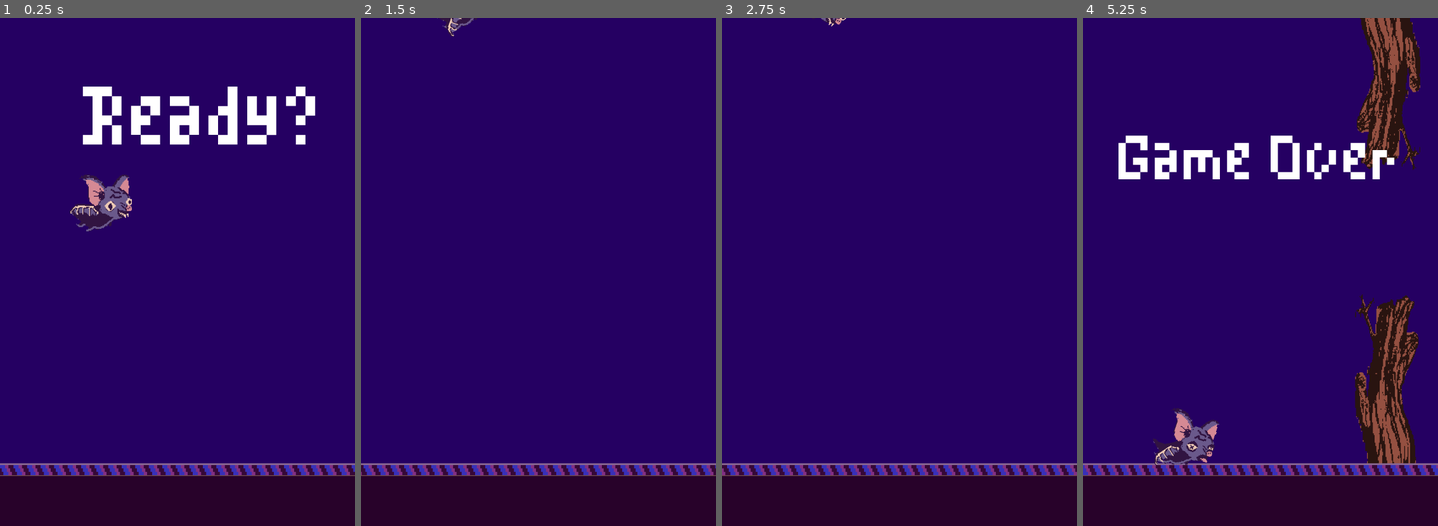
Above: before the commit, frames 1-4 (left to right).
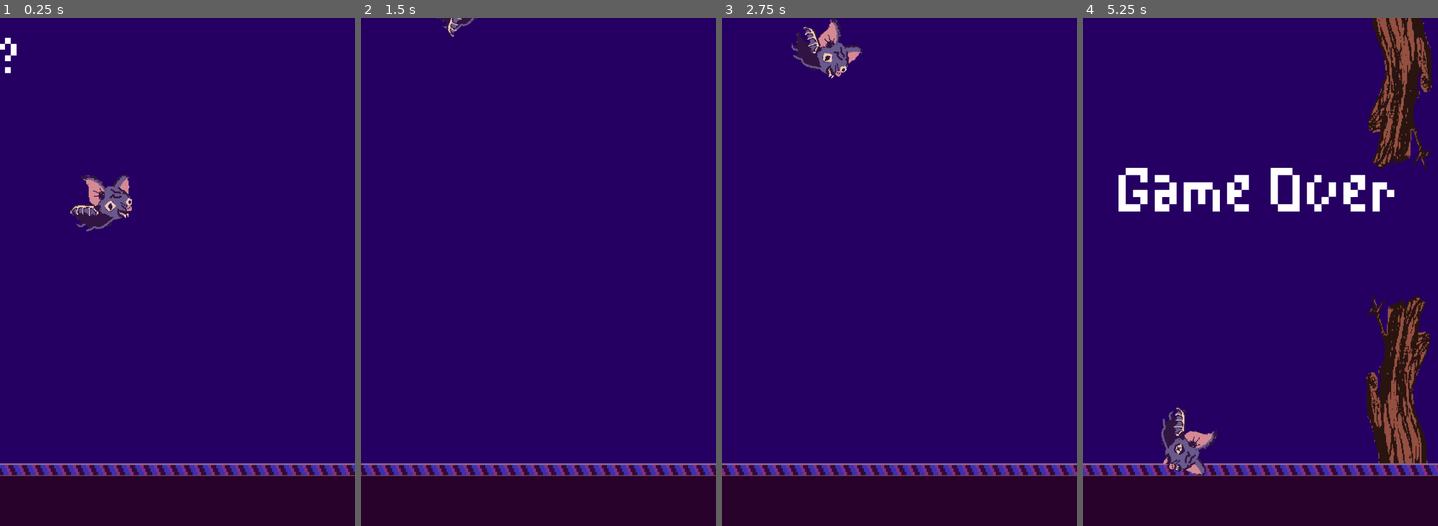
Above: after the commit, the same moments.

Repository: spncr/flurpy-bat
Game: Godot game, scene res://world.tscn
Same seed, same stepped clock (60 frames per second), same inputs: the game is played once before the commit and once after it.
Inputs:
- Up to frame 1 (0.25 s): no input
- Up to frame 2 (1.5 s): tap Space (button) at 0.6, 1.35 s
- Up to frame 3 (2.75 s): tap Space (button) at 2.1 s
- Up to frame 4 (5.25 s): tap Space (button) every 0.75 s from 2.85 to 5.1 s

The runs differ from the first frame. In frame 1, 3.4% of the frame differs, in the area x 0-89%, y 3-25%; in frame 2, less than 0.1%; in frame 3, 1.2%; in frame 4, 15%, in the area x 0-100%, y 0-91%.

Commit message:
Score Broken, new can_move state, animated labels

Diff:
--- a/bat.gd
+++ b/bat.gd
@@ -1,9 +1,10 @@
 extends Area2D
 
 signal died()
+signal corpse_on_floor()
 
 var velocity = Vector2.ZERO
-var playing = false
+var can_move = false
 var can_input = false
 
 @export var grav = 1100
@@ -15,7 +16,7 @@
 
 
 func _process(delta):
-	if playing:
+	if can_move:
 		velocity.y += grav * delta
 
 		if Input.is_action_just_pressed("button") and can_input:
@@ -34,10 +35,7 @@
 		_sprite.set_rotation(lerp_angle(_sprite.rotation, new_rotation, delta * 30))
 
 		position += velocity * delta
-		if position.y >= 500:
-			velocity.y = 0
-		position.y = clampf(position.y, -100, 500)
-
+		position.y = clampf(position.y, -20, 500)
 
 func get_ready(pos):
 	position = pos
@@ -46,12 +44,16 @@
 	_sprite.set_rotation(0)
 
 func _on_area_entered(area):
+	velocity = Vector2.ZERO
+
+	if can_input == true:
+		$AnimationPlayer.play("dead")
+		emit_signal("died")
+	can_input = false
+
 	if area.name == "Floor":
-		playing = false
-		emit_signal("died") # Replace with function body.
-	velocity = Vector2.ZERO
-	$AnimationPlayer.play('dead')
-	can_input = false
+		can_move = false
+		emit_signal("corpse_on_floor")
 
 
 func _on_animation_player_animation_finished(anim_name):
--- a/obstacle.tscn
+++ b/obstacle.tscn
@@ -7,7 +7,7 @@
 size = Vector2(60, 410)
 
 [sub_resource type="RectangleShape2D" id="RectangleShape2D_7x5k8"]
-size = Vector2(40, 160)
+size = Vector2(4, 160)
 
 [node name="Obstacle" type="Area2D" groups=["obstacles"]]
 z_index = -1
@@ -49,7 +49,7 @@
 collision_mask = 2
 
 [node name="CollisionShape2D" type="CollisionShape2D" parent="Score"]
-position = Vector2(12, 82)
+position = Vector2(2.08165e-12, 82)
 shape = SubResource("RectangleShape2D_7x5k8")
 
 [connection signal="screen_exited" from="VisibleOnScreenNotifier2D" to="." method="_on_screen_exited"]
--- a/world.gd
+++ b/world.gd
@@ -10,15 +10,13 @@
 
 const SAVE_FILE_PATH := "user://highscore.save"
 
-var game_state: GameState
+var game_state: GameState = GameState.READY
 
 var score: int = 0
 var high_score: int= 0
 var speed: float = 100
 
-@onready var _ready_label := $"HUD/Ready?"
 @onready var _score_label := $"HUD/Score"
-@onready var _game_over_label := $"HUD/Game Over"
 @onready var _bat := $Bat
 @onready var _start_position: Vector2 = $StartPosition.position
 @onready var _animation_player := $AnimationPlayer
@@ -26,12 +24,8 @@
 @onready var _floor_stripe := $Floor/Stripe
 
 func _ready():
-	_ready_label.visible = true
-	_score_label.visible = false
-	_game_over_label.visible = false
-	game_state = GameState.READY
-	_bat.get_ready(_start_position)
 	load_high_score()
+	ready()
 
 func _process(delta):
 	match game_state:
@@ -45,24 +39,26 @@
 			if Input.is_action_just_pressed("button") and not _animation_player.is_playing():
 				get_ready(delta)
 
+func ready():
+	_animation_player.play_backwards("ready_go")
+	_bat.get_ready(_start_position)
+
 
 func get_ready(delta):
 	_animation_player.play("fade_to_black")
 	await _animation_player.animation_finished
-	_game_over_label.visible = false
 	get_tree().call_group("obstacles", "queue_free")
-	_ready_label.visible = true
-	_score_label.visible = false
-	_bat.get_ready(_start_position)
-	move_floor(delta)
+	_animation_player.play_backwards("game_over_descends")
+	await _animation_player.animation_finished
+	ready()
 	_animation_player.play_backwards("fade_to_black")
 	await _animation_player.animation_finished
 	game_state = GameState.READY
 
 
 func start_game():
-	_ready_label.visible = false
-	_bat.playing = true
+	_animation_player.play("ready_go")
+	_bat.can_move = true
 	_obstacle_timer.start()
 	score = 0
 	_score_label.text = str(score)
@@ -70,7 +66,6 @@
 
 
 func end_game():
-	game_state = GameState.OVER
 	_obstacle_timer.stop()
 	get_tree().call_group("obstacles", "stop_moving")
 	_animation_player.play("game_over_descends")
@@ -78,10 +73,11 @@
 	if score > high_score:
 		high_score = score
 		save_high_score()
-	print(high_score)
+	game_state = GameState.OVER
 
 func move_floor(delta):
 	_floor_stripe.region_rect.position.x += (speed / 2 * delta)
+
 
 func save_high_score():
 	var save_data = FileAccess.open(SAVE_FILE_PATH, FileAccess.WRITE)
@@ -105,12 +101,15 @@
 
 
 func _on_bat_died():
-	end_game()
-
+	_animation_player.play("whiteout")
+	await _animation_player.animation_finished
 
 func _on_scored():
 	if game_state == GameState.GAME:
 		score += 1
-		if score == 1:
+		if score > 0:
 			_score_label.visible = true
 		_score_label.text = str(score)
+
+func _on_bat_corpse_on_floor():
+	end_game()
--- a/world.tscn
+++ b/world.tscn
@@ -14,7 +14,7 @@
 tracks/0/type = "value"
 tracks/0/imported = false
 tracks/0/enabled = true
-tracks/0/path = NodePath("HUD/Black:visible")
+tracks/0/path = NodePath("HUD/Wipe:visible")
 tracks/0/interp = 1
 tracks/0/loop_wrap = true
 tracks/0/keys = {
@@ -26,7 +26,7 @@
 tracks/1/type = "value"
 tracks/1/imported = false
 tracks/1/enabled = true
-tracks/1/path = NodePath("HUD/Black:modulate")
+tracks/1/path = NodePath("HUD/Wipe:modulate")
 tracks/1/interp = 1
 tracks/1/loop_wrap = true
 tracks/1/keys = {
@@ -57,7 +57,31 @@
 "times": PackedFloat32Array(0),
 "transitions": PackedFloat32Array(1),
 "update": 1,
-"values": [true]
+"values": [false]
+}
+tracks/4/type = "value"
+tracks/4/imported = false
+tracks/4/enabled = true
+tracks/4/path = NodePath("HUD/Wipe:color")
+tracks/4/interp = 1
+tracks/4/loop_wrap = true
+tracks/4/keys = {
+"times": PackedFloat32Array(0),
+"transitions": PackedFloat32Array(1),
+"update": 0,
+"values": [Color(0, 0, 0, 1)]
+}
+tracks/5/type = "value"
+tracks/5/imported = false
+tracks/5/enabled = true
+tracks/5/path = NodePath("HUD/Ready?:position")
+tracks/5/interp = 1
+tracks/5/loop_wrap = true
+tracks/5/keys = {
+"times": PackedFloat32Array(0),
+"transitions": PackedFloat32Array(1),
+"update": 0,
+"values": [Vector2(-2, 81)]
 }
 
 [sub_resource type="Animation" id="Animation_mvg2v"]
@@ -66,7 +90,7 @@
 tracks/0/type = "value"
 tracks/0/imported = false
 tracks/0/enabled = true
-tracks/0/path = NodePath("HUD/Black:visible")
+tracks/0/path = NodePath("HUD/Wipe:visible")
 tracks/0/interp = 1
 tracks/0/loop_wrap = true
 tracks/0/keys = {
@@ -78,7 +102,7 @@
 tracks/1/type = "value"
 tracks/1/imported = false
 tracks/1/enabled = true
-tracks/1/path = NodePath("HUD/Black:modulate")
+tracks/1/path = NodePath("HUD/Wipe:modulate")
 tracks/1/interp = 1
 tracks/1/loop_wrap = true
 tracks/1/keys = {
@@ -86,6 +110,18 @@
 "transitions": PackedFloat32Array(1, 1),
 "update": 0,
 "values": [Color(1, 1, 1, 0), Color(1, 1, 1, 1)]
+}
+tracks/2/type = "value"
+tracks/2/imported = false
+tracks/2/enabled = true
+tracks/2/path = NodePath("HUD/Wipe:color")
+tracks/2/interp = 1
+tracks/2/loop_wrap = true
+tracks/2/keys = {
+"times": PackedFloat32Array(0),
+"transitions": PackedFloat32Array(1),
+"update": 0,
+"values": [Color(0, 0, 0, 1)]
 }
 
 [sub_resource type="Animation" id="Animation_7hdtt"]
@@ -115,11 +151,69 @@
 "values": [true]
 }
 
+[sub_resource type="Animation" id="Animation_7mrrg"]
+resource_name = "ready_go"
+length = 0.8
+tracks/0/type = "value"
+tracks/0/imported = false
+tracks/0/enabled = true
+tracks/0/path = NodePath("HUD/Ready?:position")
+tracks/0/interp = 1
+tracks/0/loop_wrap = true
+tracks/0/keys = {
+"times": PackedFloat32Array(0, 0.8),
+"transitions": PackedFloat32Array(1, 1),
+"update": 0,
+"values": [Vector2(2.08165e-12, 2.08165e-12), Vector2(-380, 2.08165e-12)]
+}
+
+[sub_resource type="Animation" id="Animation_8y6ti"]
+resource_name = "whiteout"
+length = 0.2
+tracks/0/type = "value"
+tracks/0/imported = false
+tracks/0/enabled = true
+tracks/0/path = NodePath("HUD/Wipe:color")
+tracks/0/interp = 1
+tracks/0/loop_wrap = true
+tracks/0/keys = {
+"times": PackedFloat32Array(0),
+"transitions": PackedFloat32Array(1),
+"update": 0,
+"values": [Color(1, 1, 1, 1)]
+}
+tracks/1/type = "value"
+tracks/1/imported = false
+tracks/1/enabled = true
+tracks/1/path = NodePath("HUD/Wipe:modulate")
+tracks/1/interp = 1
+tracks/1/loop_wrap = true
+tracks/1/keys = {
+"times": PackedFloat32Array(0, 0.2),
+"transitions": PackedFloat32Array(1, 1),
+"update": 0,
+"values": [Color(1, 1, 1, 1), Color(1, 1, 1, 0)]
+}
+tracks/2/type = "value"
+tracks/2/imported = false
+tracks/2/enabled = true
+tracks/2/path = NodePath("HUD/Wipe:visible")
+tracks/2/interp = 1
+tracks/2/loop_wrap = true
+tracks/2/keys = {
+"times": PackedFloat32Array(0),
+"transitions": PackedFloat32Array(1),
+"update": 1,
+"values": [true]
+}
+
 [sub_resource type="AnimationLibrary" id="AnimationLibrary_ictdn"]
 _data = {
 "RESET": SubResource("Animation_hdaia"),
 "fade_to_black": SubResource("Animation_mvg2v"),
-"game_over_descends": SubResource("Animation_7hdtt")
+"game_over_descends": SubResource("Animation_7hdtt"),
+"ready_go": SubResource("Animation_7mrrg"),
+"whiteout": SubResource("Animation_8y6ti")
 }
 
 [node name="World" type="Node"]
@@ -170,6 +264,7 @@
 [node name="HUD" type="CanvasLayer" parent="."]
 
 [node name="Game Over" type="Label" parent="HUD"]
+visible = false
 offset_top = -80.0
 offset_right = 420.0
 theme_override_fonts/font = ExtResource("5_gxbii")
@@ -179,26 +274,27 @@
 horizontal_alignment = 1
 
 [node name="Score" type="Label" parent="HUD"]
-offset_left = 39.0
-offset_top = 47.0
-offset_right = 428.0
-offset_bottom = 99.0
+offset_left = 300.0
+offset_right = 720.0
+offset_bottom = 96.0
 theme_override_fonts/font = ExtResource("5_gxbii")
-theme_override_font_sizes/font_size = 44
+theme_override_font_sizes/font_size = 48
 text = "0"
 horizontal_alignment = 1
+vertical_alignment = 1
 
 [node name="Ready?" type="Label" parent="HUD"]
 offset_left = -2.0
 offset_top = 81.0
-offset_right = 485.0
-offset_bottom = 164.0
+offset_right = 418.0
+offset_bottom = 177.0
 theme_override_fonts/font = ExtResource("5_gxbii")
-theme_override_font_sizes/font_size = 80
+theme_override_font_sizes/font_size = 48
 text = "Ready?"
 horizontal_alignment = 1
-
-[node name="Black" type="ColorRect" parent="HUD"]
+vertical_alignment = 1
+
+[node name="Wipe" type="ColorRect" parent="HUD"]
 visible = false
 modulate = Color(1, 1, 1, 0)
 offset_right = 851.0
@@ -210,5 +306,6 @@
 "": SubResource("AnimationLibrary_ictdn")
 }
 
+[connection signal="corpse_on_floor" from="Bat" to="." method="_on_bat_corpse_on_floor"]
 [connection signal="died" from="Bat" to="." method="_on_bat_died"]
 [connection signal="timeout" from="ObstacleTimer" to="." method="_on_obstacle_timer_timeout"]
Binary file changed: bat.ase
Not shown: 1 places in world.tscn that only renumber resources
